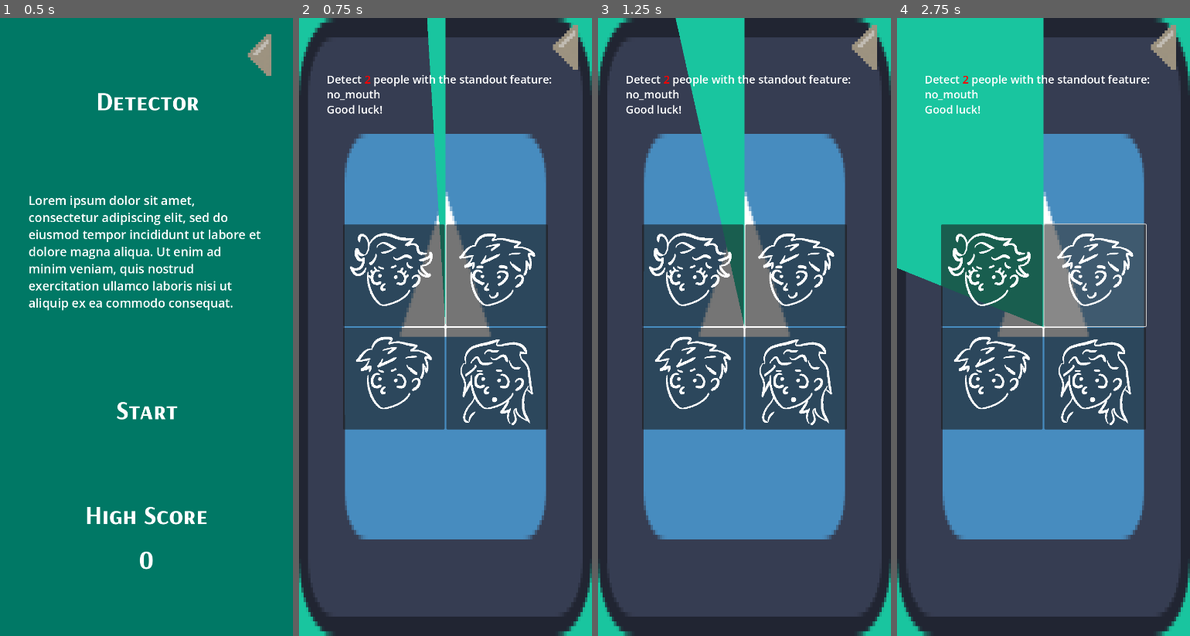
Above: before the commit, frames 1-4 (left to right).
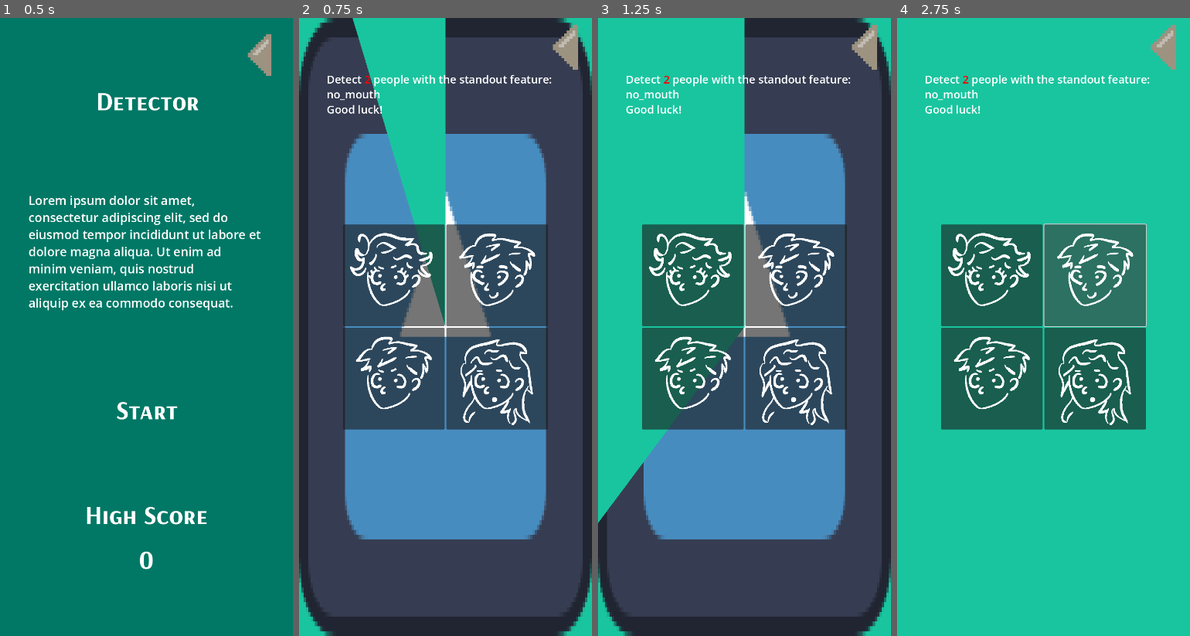
Above: after the commit, the same moments.

Repository: daniel-macias/mrduelm
Game: Godot game, scene res://Scenes/detector.tscn
The game is run twice, just before and just after one commit, with the same random seed, the same clock (stepped at 60 frames per second) and the same inputs. This scene is started directly instead of the project's main scene. The engine's default icon, where the game draws it, is replaced by a stand-in: a white triangle on a blue panel in a dark square.
Inputs (mouse positions are in pixels of both pictures, inside the frame that each line leads up to):
- Up to frame 1 (0.5 s): no input
- Up to frame 2 (0.75 s): click "Start" at 0.5 s
- Up to frame 3 (1.25 s): no input
- Up to frame 4 (2.75 s): click (990, 277) at 1.27 s; click (1096, 277) at 2.02 s

Frame 1 is identical in both runs. In frame 2, 6.2% of the frame differs, in the area x 2-51%, y 0-52%; in frame 3, 19%; in frame 4, 60%, in the area x 0-100%, y 0-100%.

Commit message:
now new round includes seonds amount

Diff:
--- a/Scripts/Minigames/Detector.gd
+++ b/Scripts/Minigames/Detector.gd
@@ -58,9 +58,10 @@
 	game_closed.emit()  # Emit signal when exiting
 	queue_free()  # Remove this minigame scene
 
-func start_timer():
+func start_timer(duration: float):
+	round_duration = duration
 	elapsed_time = 0.0
-	timer_progress_bar.value = 100  # Start full
+	timer_progress_bar.value = 100
 	timer_running = true
 
 # Called when the node enters the scene tree for the first time.
@@ -73,7 +74,7 @@
 	menu.visible = false
 	game.visible = true
 
-	generate_grid(2,1,2,2)
+	generate_grid(2,1,2,2, 2)
 
 # Called every frame. 'delta' is the elapsed time since the previous frame.
 func _process(delta: float) -> void:
@@ -96,7 +97,7 @@
 var selected_people = []
 var clicked_people = {}
 
-func generate_grid(grid_size: int, flip_amount: int, people_to_detect: int, standout_type: int):
+func generate_grid(grid_size: int, flip_amount: int, people_to_detect: int, standout_type: int, seconds_amount: float):
 	# Clear previous people
 	for child in people_grid.get_children():
 		if child != person_template:
@@ -104,7 +105,9 @@
 	all_people.clear()
 
 	instruction.bbcode_text = "Detect [color=red]" + str(people_to_detect) + "[/color] people with the standout feature: " + standout_conditions.keys()[standout_type] + "\nGood luck!"
-	start_timer()
+	start_timer(seconds_amount)
+
+	round_duration = round_duration
 
 	#Restart select tracker
 	selected_people.clear()
@@ -225,4 +228,4 @@
 			clicked_people[index] = true
 			if clicked_people.size() == selected_people.size():
 				# If all correct people were clicked, generate a new round
-				generate_grid(3, 1, 2, 0)  # Example: New 3x3 round with different settings
+				generate_grid(3, 1, 2, 0, 10)  # Example: New 3x3 round with different settings
